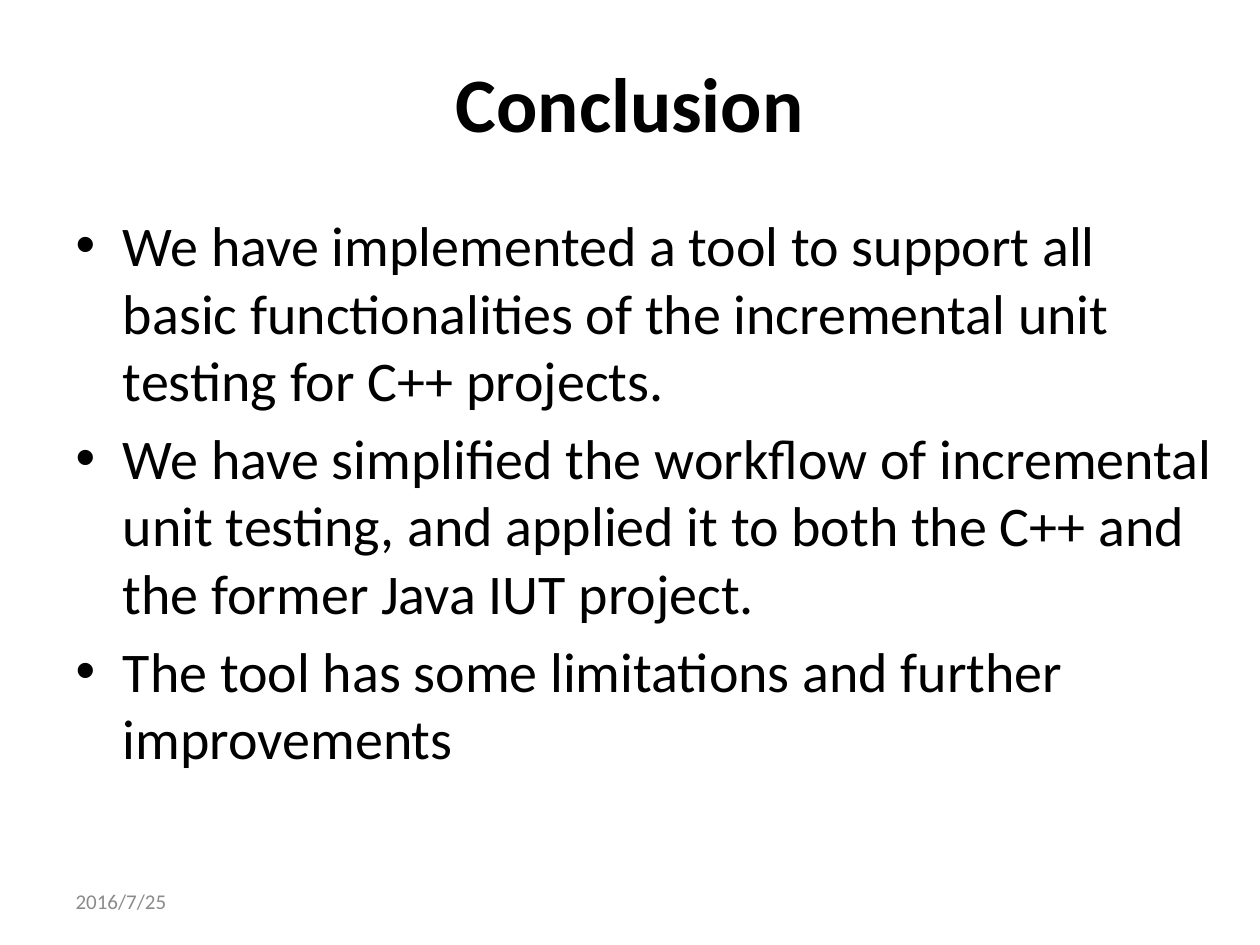
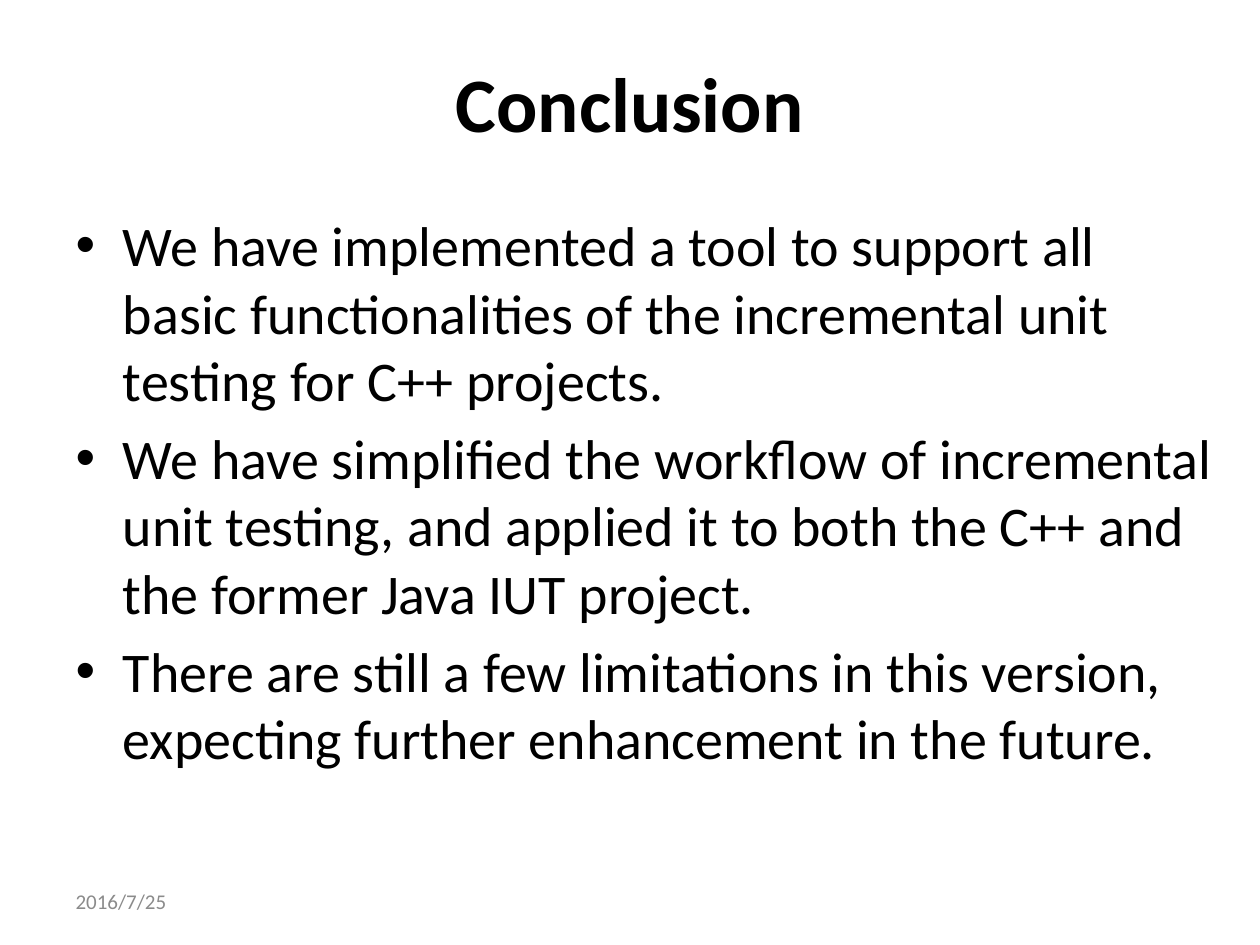
Before and after one commit to qwordy/IUT, a slide deck: slide 31 of doc/Final Presentation/Incremental_Unit_Testing-20160725-v2.pptx. Drawn at 1260x945 pixels with LibreOffice and Linux fonts; fonts in the diff are those of the drawing. Boxes give left, top, right and bottom in pixels: in the first picture for what was removed or moved away, otherwise in the second. Text is boxed around its words. In the diff, an @@ line names an element or a change of style, - is before the commit and + after.

```diff
--- a/doc/Final Presentation/Incremental_Unit_Testing-20160725-v2.pptx
+++ b/doc/Final Presentation/Incremental_Unit_Testing-20160725-v2.pptx
@@ text at [123, 653, 1161, 769]: text changed @@
-• The tool has some limitations and further improvements
+• There are still a few limitations in this version, expecting further enhancement in the future.
```
Also in this commit, not shown: 3 other slides changed.
